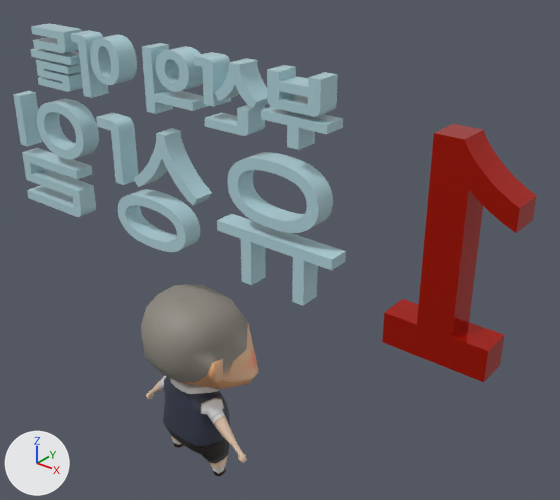
What one commit did to the glTF model my-model.glb.
Camera for both pictures: a 50 mm lens placed at (1.246, -1.193, 1.478), pointed at (0.177, 0.143, 0.65). Every picture has the same lights, and +X, +Y and +Z are marked at lower left. The first picture is the older version. Where no turn or scale is listed for an object, it has been applied to the vertices.

The first picture shows 'TextPlus001', 'TextPlus002', 'cH_body_00', 'ch_head_00'.
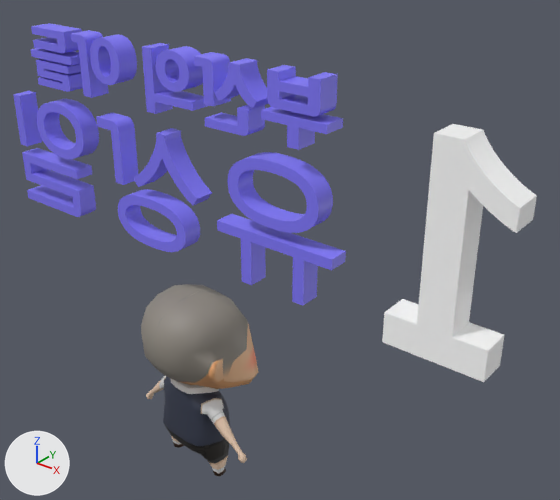
Where the change shows, as pixel boxes (x1, y1, x2, y2) in the pictures (560 x 500 px):
'TextPlus002', recoloured (cyan to blue)
    both: (13, 23, 346, 305)
'TextPlus001', recoloured, surface changed (red to white)
    both: (382, 124, 537, 382)

The edits, one by one:
Material 'name1_Material' (mat_name1_material) changes colour from red #c31904 to white #ffffff; in linear values from (0.543, 0.00958, 0.0012) to (1.0, 1.0, 1.0).
In material 'name1_Material' (mat_name1_material), metallic goes from 0.57 to 1.0.
In material 'name1_Material' (mat_name1_material), roughness goes from 0.0 to 1.0.
Material '매테리얼' (mat_매테리얼) is new.
Its base color is (0.225, 0.193, 1.0) (blue #827aff).
me_textplus002 has 1464 vertices, 2872 faces and spans x -1.078..0.0, y 0.0..0.055, z -0.029..0.48.
me_textplus002 no longer uses material mat_num1_material (cyan #b1d3db).
me_textplus002 gains material mat_매테리얼 (blue #827aff).
